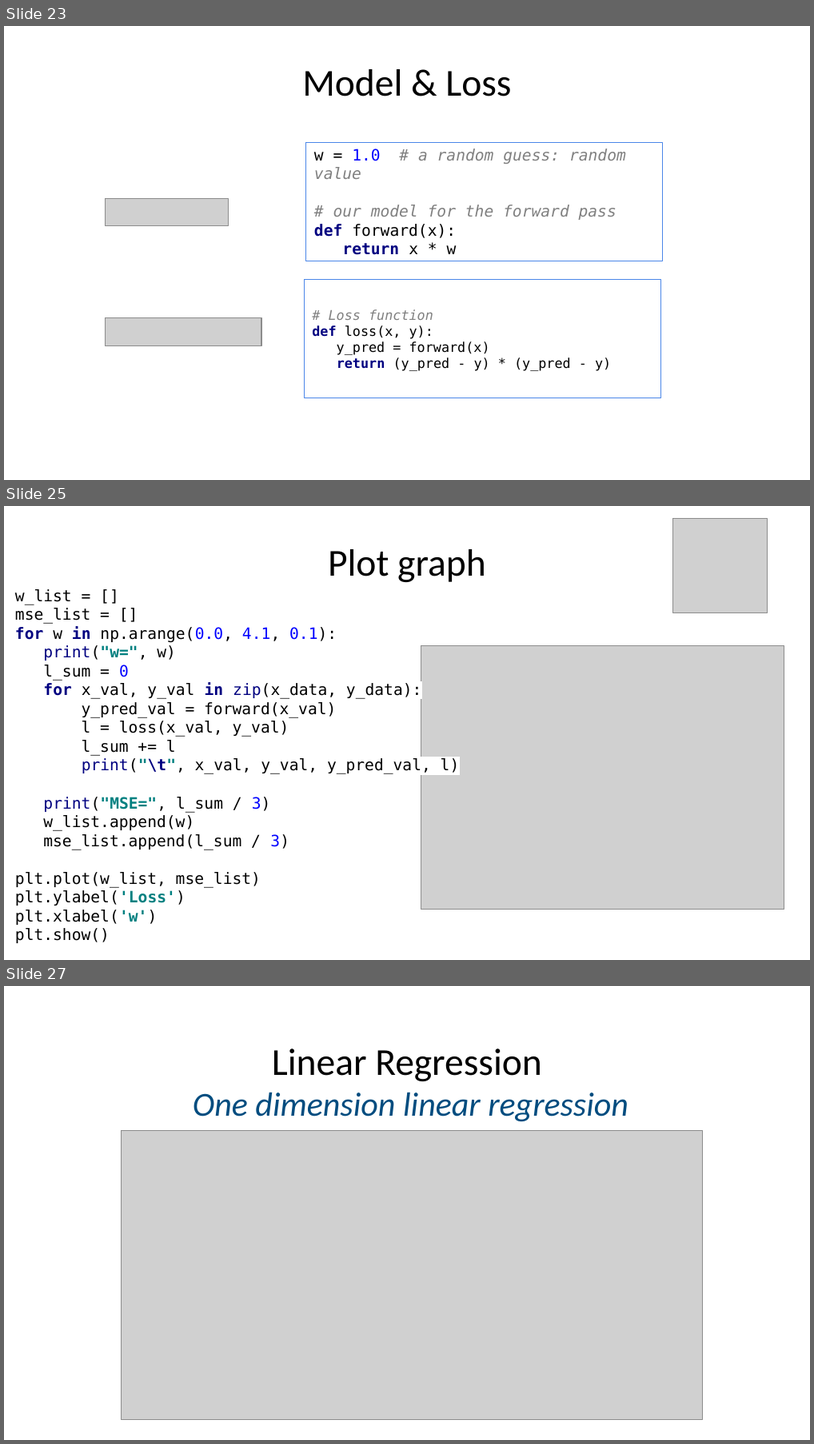
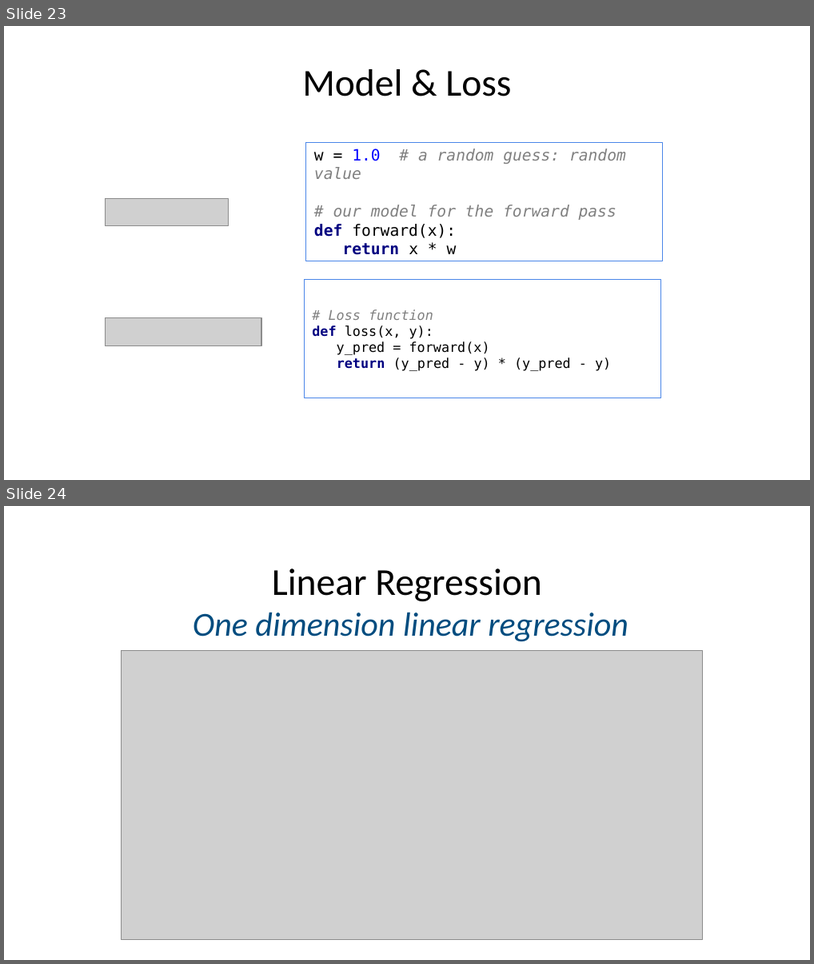
Before and after one commit to joshhu/hackthon_cht, a slide deck: 03 - Linear Model and gradient descent.pptx. Shown one above the other, each under a label of ours: slides 23, 25 and 27 before the commit, slides 23 and 24 after it; the slides between them are not shown. The pictures are 814x1444 and 814x964 pixels, drawn with LibreOffice and Linux fonts; fonts in the diff are those of the drawing; grey boxes stand for pictures. Boxes give left, top, right and bottom in pixels: in the first picture for what was removed or moved away, otherwise in the second. Text is boxed around its words. In the diff, an @@ line names an element or a change of style, - is before the commit and + after.

```diff
--- a/03 - Linear Model and gradient descent.pptx
+++ b/03 - Linear Model and gradient descent.pptx
@@ slide 25 removed at <box>4,506,810,960</box>, background #FFFFFF @@
@@ picture removed at <box>674,519,768,613</box> @@
@@ title removed at <box>328,549,486,582</box> @@
-Plot graph
@@ text removed at <box>15,589,460,943</box> @@
-w_list = []
-mse_list = []
-for w in np.arange(0.0, 4.1, 0.1):
-print("w=", w)
-l_sum = 0
-for x_val, y_val in zip(x_data, y_data):
-y_pred_val = forward(x_val)
-l = loss(x_val, y_val)
-l_sum += l
-print("\t", x_val, y_val, y_pred_val, l)
-print("MSE=", l_sum / 3)
-w_list.append(w)
-mse_list.append(l_sum / 3)
-plt.plot(w_list, mse_list)
-plt.ylabel('Loss')
-plt.xlabel('w')
-plt.show()
@@ picture removed at <box>421,645,785,909</box> @@
@@ what was slide 27 is now slide 24 @@
```
Also in this commit, not shown: 1 slide changed, 8 other slides removed, 5 other files.
